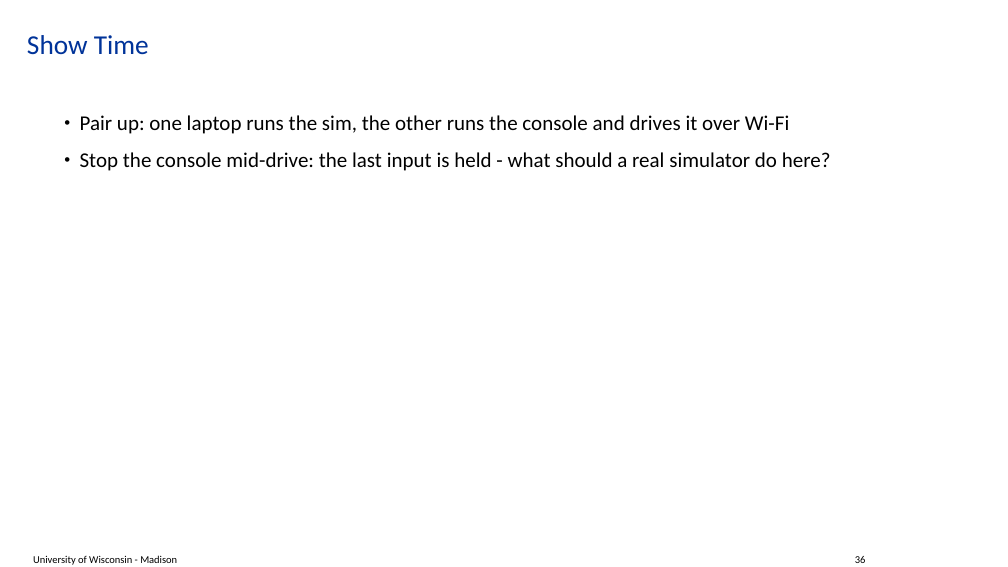
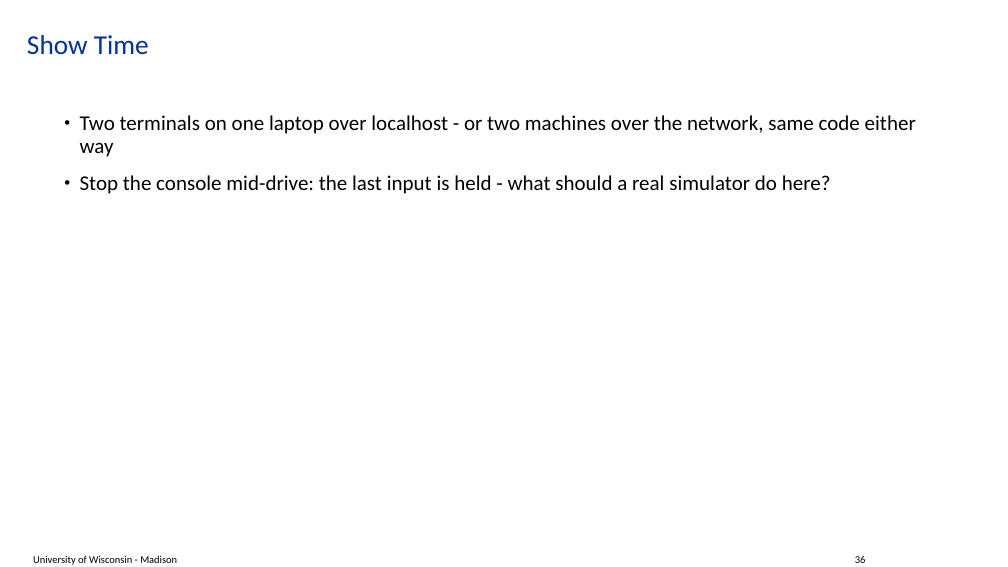
Before and after one commit to ksha23/chrono-hil-tutorial, a slide deck: slide 36 of tutorial_HIL_driver.pptx. Drawn at 1008x567 pixels with LibreOffice and Linux fonts; fonts in the diff are those of the drawing; background and template pictures are left out. Boxes give left, top, right and bottom in pixels: in the first picture for what was removed or moved away, otherwise in the second. Text is boxed around its words. In the diff, an @@ line names an element or a change of style, - is before the commit and + after.

```diff
--- a/tutorial_HIL_driver.pptx
+++ b/tutorial_HIL_driver.pptx
@@ text at box(80, 115, 916, 157): text changed @@
-• Pair up: one laptop runs the sim, the other runs the console and drives it over Wi-Fi
+• Two terminals on one laptop over localhost - or two machines over the network, same code either way
```
Also in this commit, not shown: 13 other slides changed, 3 other files.
